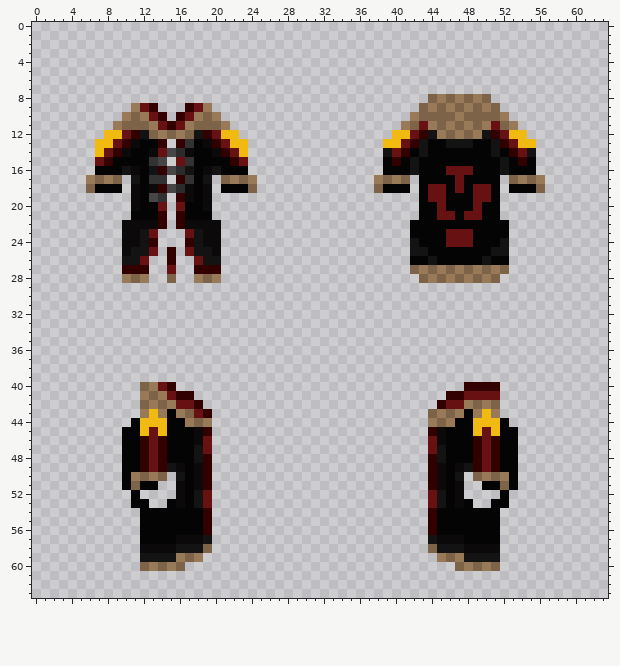
Two versions of one pixel-art sprite, Resources/Textures/_Umbra/Clothing/OuterClothing/WinterCoats/arduscoat.rsi/equipped-OUTERCLOTHING.png. The picture above was drawn from the file before the commit.
The file is 64x64 pixels. Colours within 5 levels of each other are drawn and written as one.
New version:
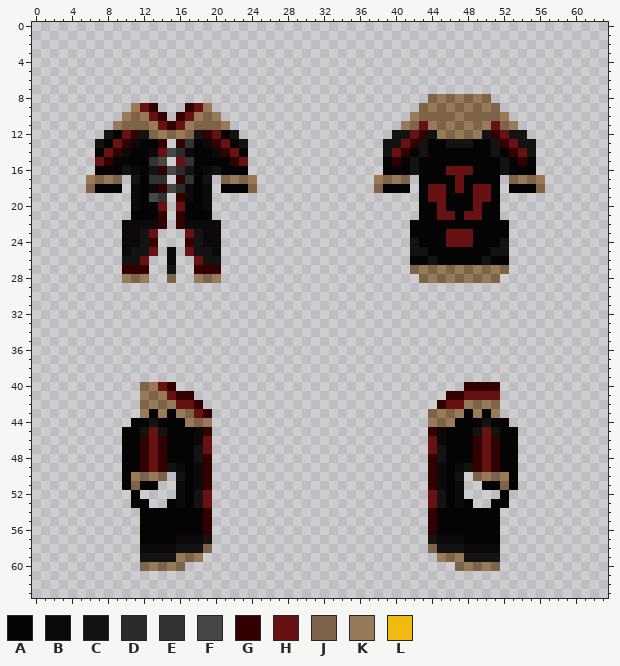
Palette (. is transparent): A #040404  B #0b0909  C #141313  D #2b2b2b  E #323232  F #464646  G #330000  H #681113  J #7d6448  K #997a58  L #f0ba10
Diff:
y 12: x 8..9 LL -> CA; x 21..22 LL -> AC; x 40..41 LL -> CC; x 53..54 LL -> CC
y 13: x 7..8 LL -> CA; x 22..23 LL -> AC; x 39..40 LL -> CC; x 54..55 LL -> CC
y 14: x 7 L -> A; x 23 L -> A
y 25..26: x 15 G -> B
y 27: x 15 H -> C
y 43: x 13 L -> A; x 50 L -> A
y 44: x 12..14 LLL -> ACA; x 49..51 LLL -> ACA
y 45: x 12 L -> C; x 14 L -> C; x 49 L -> C; x 51 L -> C
